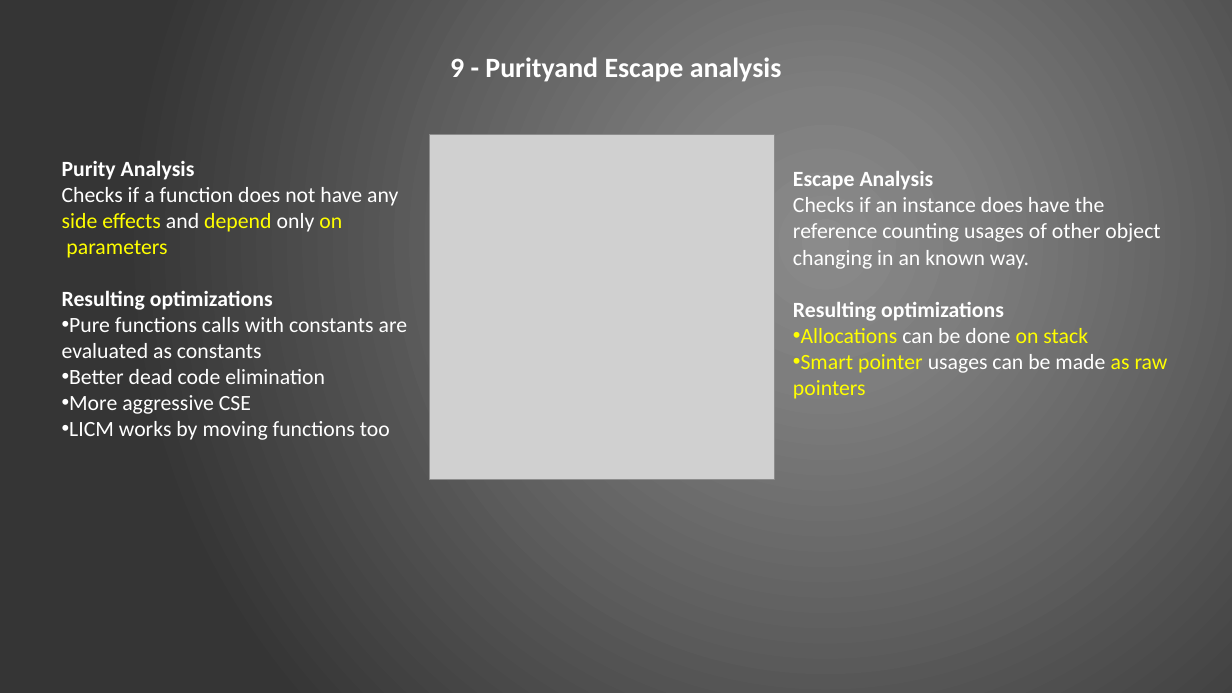
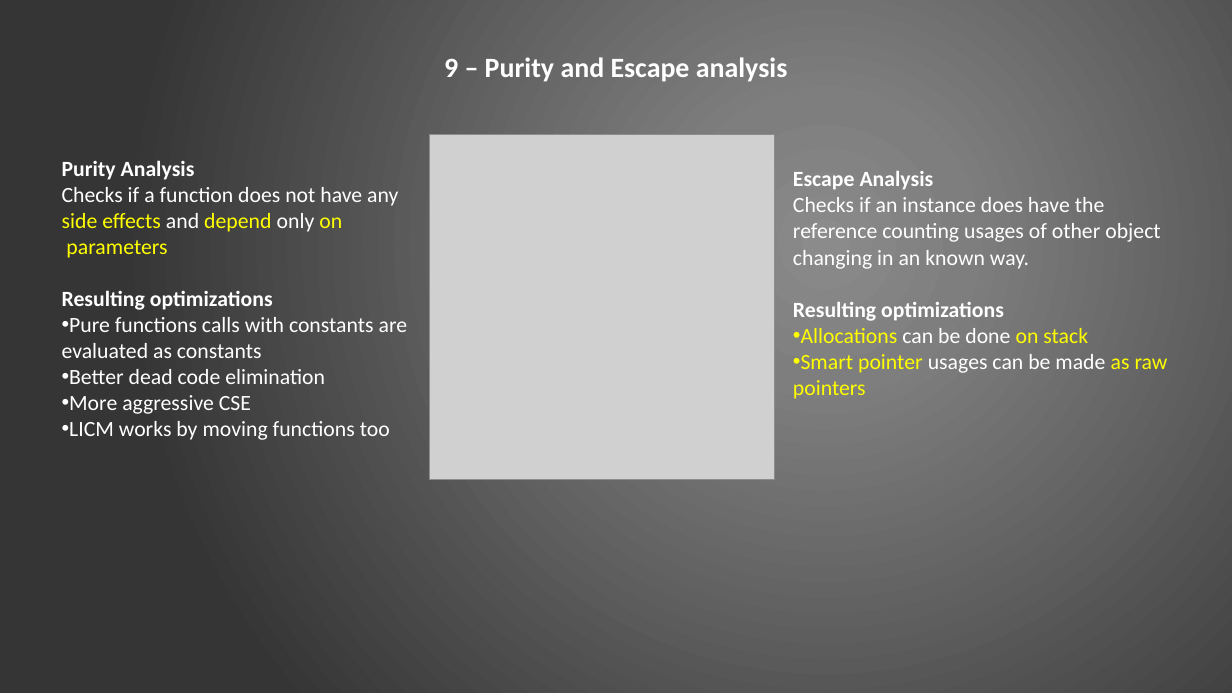
Before and after one commit to ciplogic/CodeRefractor, a slide deck: slide 11 of Documentation/Slides_final.pptx. Drawn at 1232x693 pixels with LibreOffice and Linux fonts; fonts in the diff are those of the drawing; grey boxes stand for pictures. Boxes give left, top, right and bottom in pixels: in the first picture for what was removed or moved away, otherwise in the second. Text is boxed around its words. In the diff, an @@ line names an element or a change of style, - is before the commit and + after.

```diff
--- a/Documentation/Slides_final.pptx
+++ b/Documentation/Slides_final.pptx
@@ text at box(444, 57, 788, 82): text changed @@
-9 - Purityand Escape analysis
+9 – Purity and Escape analysis
```
Also in this commit, not shown: 26 other files.
